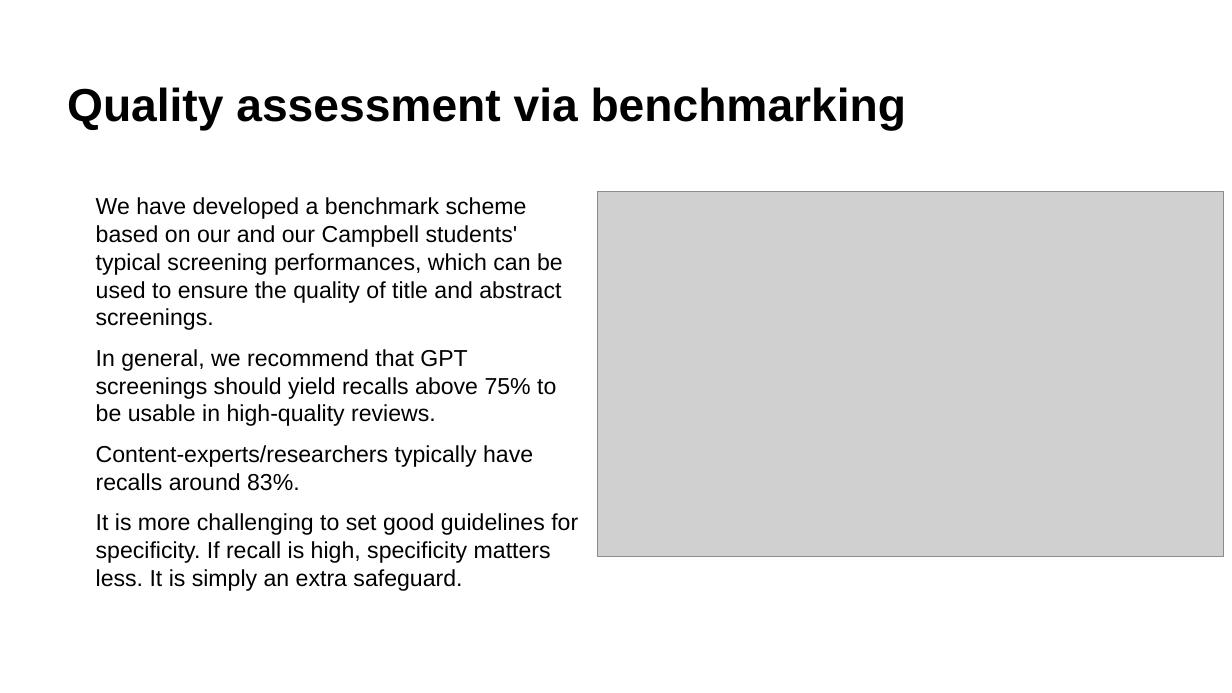
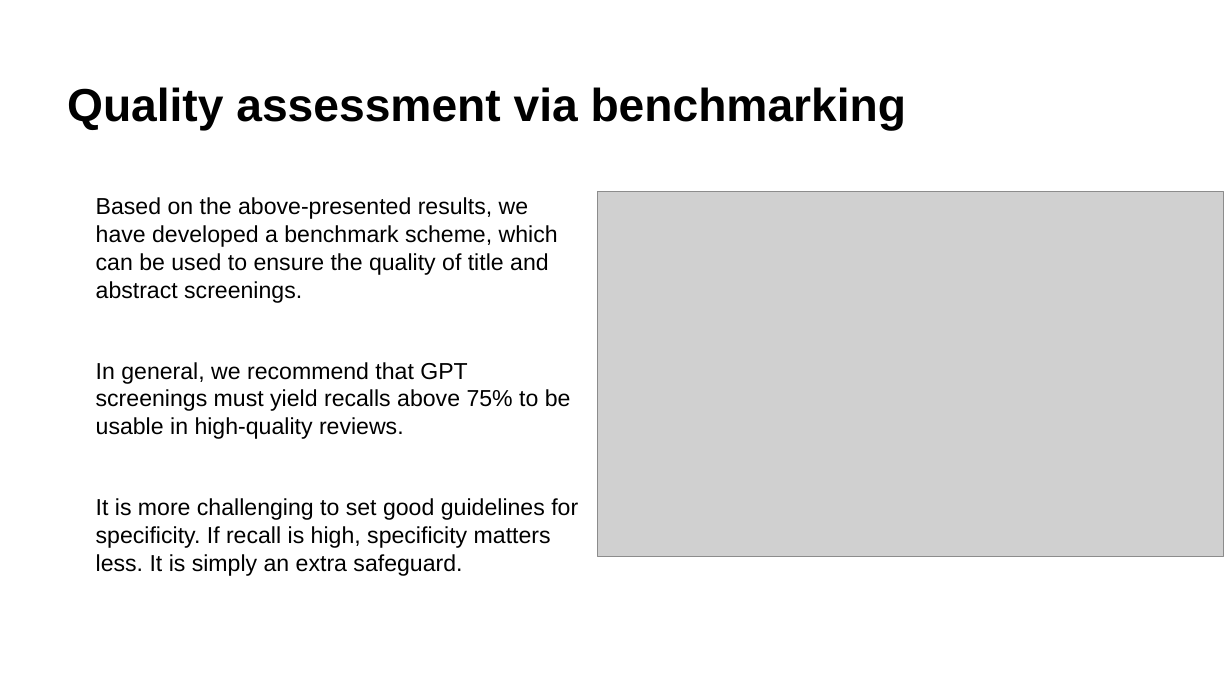
Before and after one commit to MikkelVembye/IRM2026, a slide deck: slide 8 of screen-with-gpt-models.pptx. Drawn at 1232x693 pixels with LibreOffice and Linux fonts; fonts in the diff are those of the drawing; grey boxes stand for pictures; background and template pictures are left out. Boxes give left, top, right and bottom in pixels: in the first picture for what was removed or moved away, otherwise in the second. Text is boxed around its words. In the diff, an @@ line names an element or a change of style, - is before the commit and + after.

```diff
--- a/screen-with-gpt-models.pptx
+++ b/screen-with-gpt-models.pptx
@@ text at [96,197,571,439]: text changed @@
-• We have developed a benchmark scheme based on our and our Campbell students' typical screening performances, which can be used to ensure the quality of title and abstract screenings.
-• In general, we recommend that GPT screenings should yield recalls above 75% to be usable in high-quality reviews.
-• Content-experts/researchers typically have recalls around 83%.
+• Based on the above-presented results, we have developed a benchmark scheme, which can be used to ensure the quality of title and abstract screenings.
+• In general, we recommend that GPT screenings must yield recalls above 75% to be usable in high-quality reviews.
```
Also in this commit, not shown: 10 other slides changed, 1 slide removed, 1 other file.
